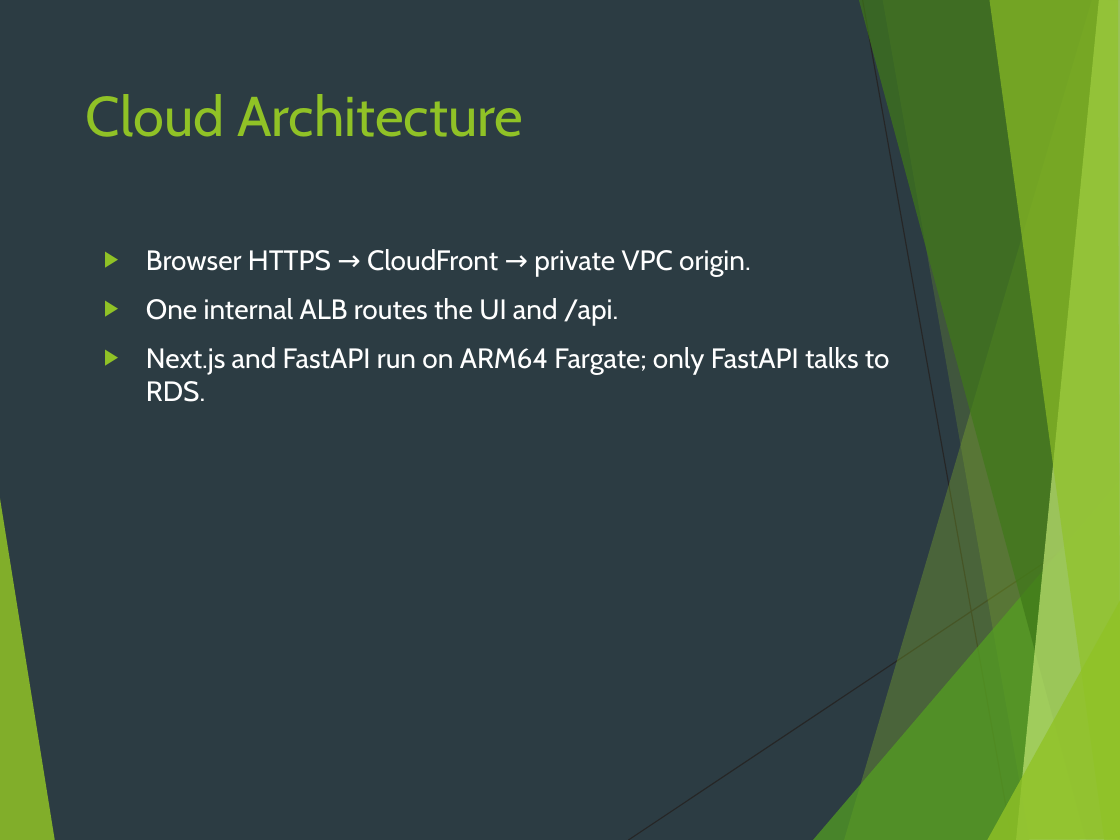
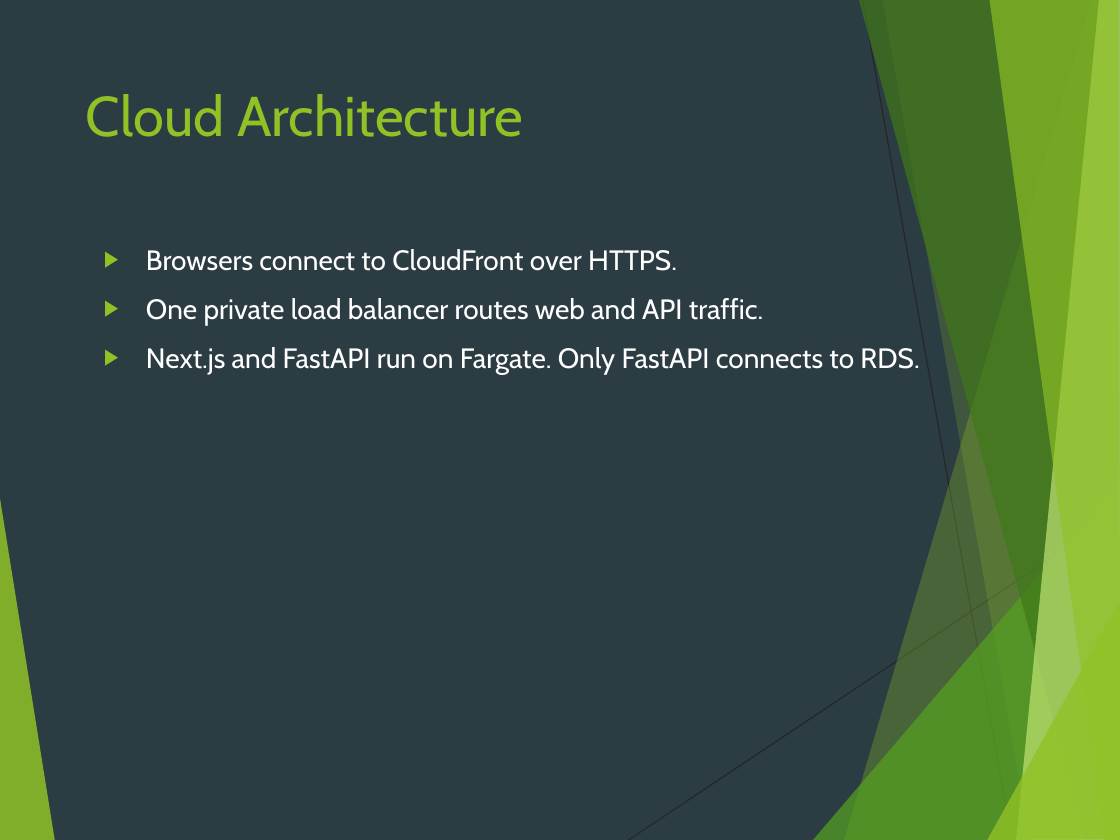
Before and after one commit to venkatasai-kadamati/paylink, a slide deck: slide 5 of cloud_project/artifacts/submission/PayLink_Cloud_Presentation.pptx. Drawn at 1120x840 pixels with LibreOffice and Linux fonts; fonts in the diff are those of the drawing. Boxes give left, top, right and bottom in pixels: in the first picture for what was removed or moved away, otherwise in the second. Text is boxed around its words. In the diff, an @@ line names an element or a change of style, - is before the commit and + after.

```diff
--- a/cloud_project/artifacts/submission/PayLink_Cloud_Presentation.pptx
+++ b/cloud_project/artifacts/submission/PayLink_Cloud_Presentation.pptx
@@ text at bbox=[146, 249, 919, 374]: text changed @@
-▶ Browser HTTPS → CloudFront → private VPC origin.
-▶ One internal ALB routes the UI and /api.
-▶ Next.js and FastAPI run on ARM64 Fargate; only FastAPI talks to RDS.
+▶ Browsers connect to CloudFront over HTTPS.
+▶ One private load balancer routes web and API traffic.
+▶ Next.js and FastAPI run on Fargate. Only FastAPI connects to RDS.
```
Also in this commit, not shown: 6 other slides changed, 4 other files.
